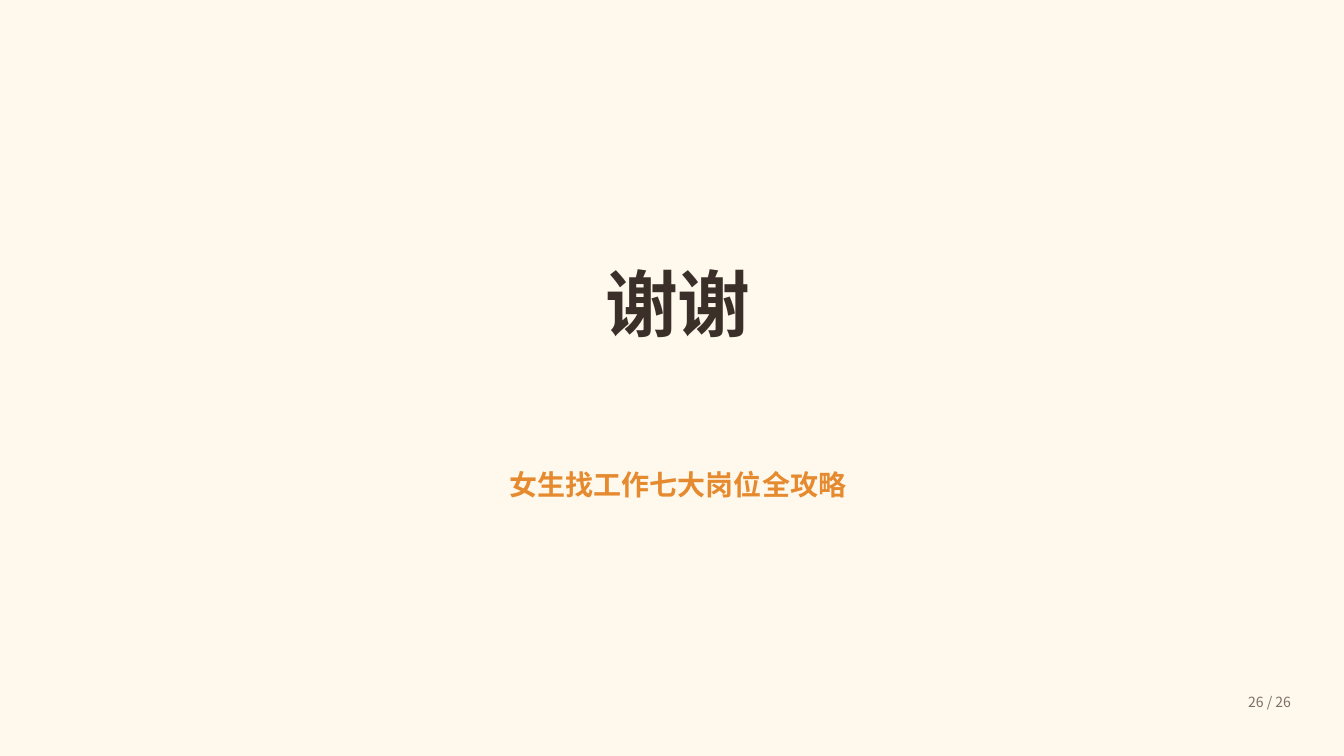
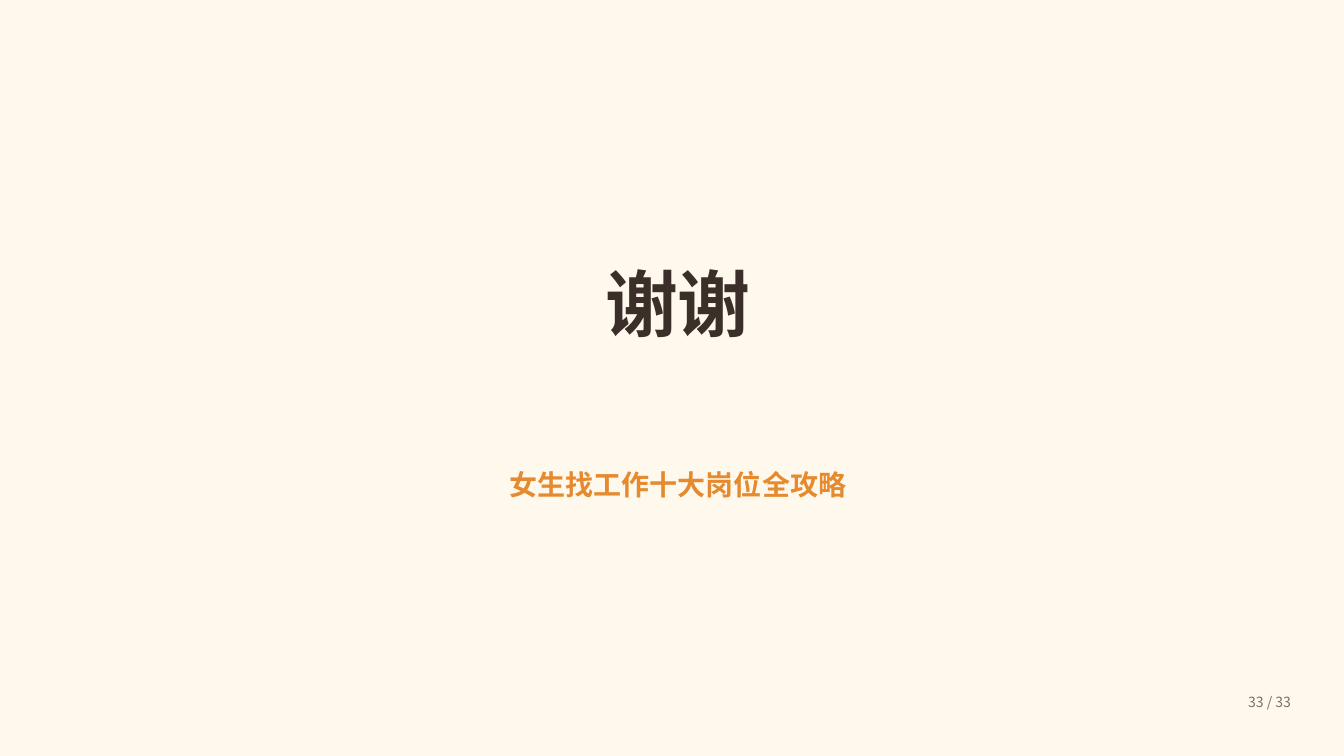
Before and after one commit to Honglixi99/Honglixi99.github.io, a slide deck: slide 33 of static/lulu/ppt/career-guide.pptx (slide 26 before the commit). Drawn at 1344x756 pixels with LibreOffice and Linux fonts; fonts in the diff are those of the drawing. Boxes give left, top, right and bottom in pixels: in the first picture for what was removed or moved away, otherwise in the second. Text is boxed around its words. In the diff, an @@ line names an element or a change of style, - is before the commit and + after.

```diff
--- a/static/lulu/ppt/career-guide.pptx
+++ b/static/lulu/ppt/career-guide.pptx
@@ text at bbox=[510, 471, 846, 498]: text changed @@
-女生找工作七大岗位全攻略
+女生找工作十大岗位全攻略
@@ text at bbox=[1248, 696, 1291, 707]: text changed @@
-26 / 26
+33 / 33
```
Also in this commit, not shown: 25 other slides changed, 7 slides added, 6 other files.
